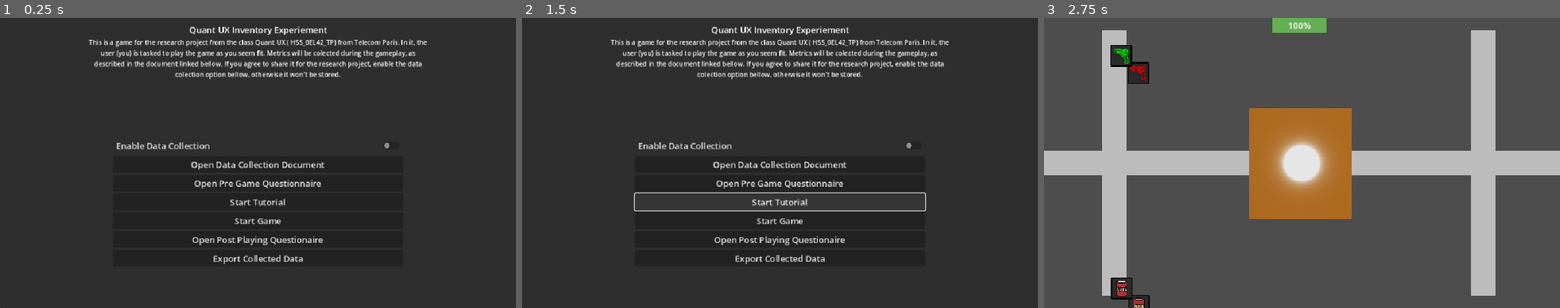
Above: before the commit, frames 1-3 (left to right).
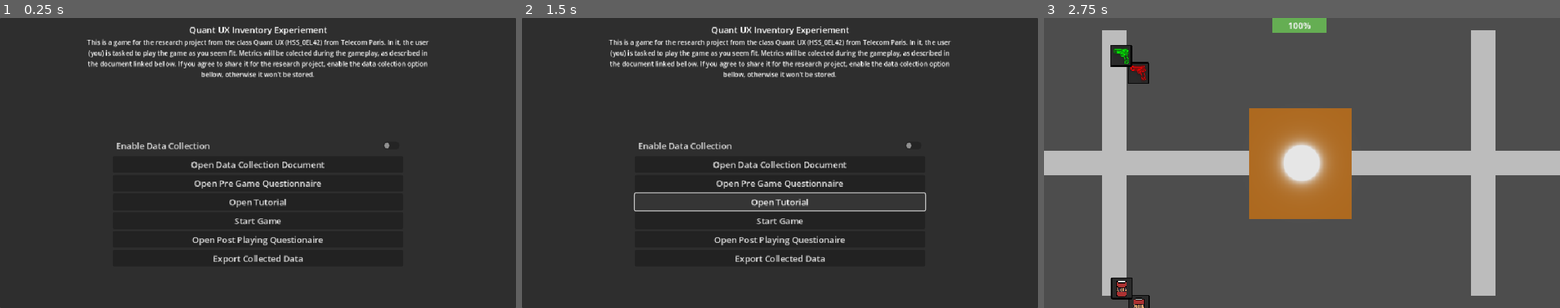
Above: after the commit, the same moments.

Repository: loco-choco/quantux-ui-experiment
Game: Godot game, scene res://scenes/main.tscn
Same seed, same stepped clock (60 frames per second), same inputs: the game is played once before the commit and once after it. The engine's default icon, where the game draws it, is replaced by a stand-in: a white triangle on a blue panel in a dark square.
Inputs (mouse positions are in pixels of both pictures, inside the frame that each line leads up to):
- Up to frame 1 (0.25 s): no input
- Up to frame 2 (1.5 s): click (780, 200) at 0.5 s, where only the run before the commit has a clickable "Start Tutorial"; click (780, 200) at 1.25 s, where only the run after the commit has a clickable "Open Tutorial"
- Up to frame 3 (2.75 s): click "Start Game" at 2 s

The runs differ from the first frame. In frame 1, 3.1% of the frame differs, in the area x 16-84%, y 7-66%; in frame 2, 3.1%; in frame 3, nothing differs.

Commit message:
added written game tutorial

Diff:
--- a/scenes/main.tscn
+++ b/scenes/main.tscn
@@ -52,7 +52,7 @@
 [node name="Description" type="Label" parent="MainMenuCanvas/MainMenu/MarginContainer/VBoxContainer/MarginContainer2/VBoxContainer"]
 custom_minimum_size = Vector2(100, 0)
 layout_mode = 2
-text = "This is a game for the research project from the class Quant UX ( HSS_0EL42_TP) from Telecom Paris. In it, the user (y …(260 unchanged characters)…
+text = "This is a game for the research project from the class Quant UX (HSS_0EL42) from Telecom Paris. In it, the user (y …(260 unchanged characters)…
 label_settings = SubResource("LabelSettings_tefeu")
 horizontal_alignment = 1
 autowrap_mode = 2
@@ -82,9 +82,9 @@
 layout_mode = 2
 text = "Open Pre Game Questionnaire"
 
-[node name="StartTutorial" type="Button" parent="MainMenuCanvas/MainMenu/MarginContainer/VBoxContainer/MarginContainer/VBoxContainer"]
-layout_mode = 2
-text = "Start Tutorial"
+[node name="OpenTutorial" type="Button" parent="MainMenuCanvas/MainMenu/MarginContainer/VBoxContainer/MarginContainer/VBoxContainer"]
+layout_mode = 2
+text = "Open Tutorial"
 
 [node name="StartGame" type="Button" parent="MainMenuCanvas/MainMenu/MarginContainer/VBoxContainer/MarginContainer/VBoxContainer"]
 layout_mode = 2
@@ -159,6 +159,64 @@
 layout_mode = 2
 text = "Return to Menu"
 
+[node name="Tutorial" type="PanelContainer" parent="MainMenuCanvas"]
+unique_name_in_owner = true
+visible = false
+anchors_preset = 15
+anchor_right = 1.0
+anchor_bottom = 1.0
+grow_horizontal = 2
+grow_vertical = 2
+
+[node name="MarginContainer" type="MarginContainer" parent="MainMenuCanvas/Tutorial"]
+layout_mode = 2
+theme_override_constants/margin_left = 10
+theme_override_constants/margin_top = 10
+theme_override_constants/margin_right = 10
+theme_override_constants/margin_bottom = 10
+
+[node name="CenterContainer" type="CenterContainer" parent="MainMenuCanvas/Tutorial/MarginContainer"]
+layout_mode = 2
+
+[node name="VBoxContainer" type="VBoxContainer" parent="MainMenuCanvas/Tutorial/MarginContainer/CenterContainer"]
+layout_mode = 2
+
+[node name="MarginContainer" type="MarginContainer" parent="MainMenuCanvas/Tutorial/MarginContainer/CenterContainer/VBoxContainer"]
+layout_mode = 2
+theme_override_constants/margin_left = 200
+theme_override_constants/margin_right = 200
+
+[node name="VBoxContainer" type="VBoxContainer" parent="MainMenuCanvas/Tutorial/MarginContainer/CenterContainer/VBoxContainer/MarginContainer"]
+layout_mode = 2
+
+[node name="GameOver" type="Label" parent="MainMenuCanvas/Tutorial/MarginContainer/CenterContainer/VBoxContainer/MarginContainer/VBoxContainer"]
+layout_mode = 2
+text = "You died!
+Game Over!"
+horizontal_alignment = 1
+
+[node name="GameWon" type="VBoxContainer" parent="MainMenuCanvas/Tutorial/MarginContainer/CenterContainer/VBoxContainer/MarginContainer/VBoxContainer"]
+layout_mode = 2
+
+[node name="TextAbove" type="Label" parent="MainMenuCanvas/Tutorial/MarginContainer/CenterContainer/VBoxContainer/MarginContainer/VBoxContainer/GameWon"]
+layout_mode = 2
+text = "You won with"
+horizontal_alignment = 1
+
+[node name="Score" type="Label" parent="MainMenuCanvas/Tutorial/MarginContainer/CenterContainer/VBoxContainer/MarginContainer/VBoxContainer/GameWon"]
+layout_mode = 2
+text = "100"
+horizontal_alignment = 1
+
+[node name="TextBellow" type="Label" parent="MainMenuCanvas/Tutorial/MarginContainer/CenterContainer/VBoxContainer/MarginContainer/VBoxContainer/GameWon"]
+layout_mode = 2
+text = "points!"
+horizontal_alignment = 1
+
+[node name="Return" type="Button" parent="MainMenuCanvas/Tutorial/MarginContainer/CenterContainer/VBoxContainer/MarginContainer/VBoxContainer"]
+layout_mode = 2
+text = "Return to Menu"
+
 [node name="PreGameQuestionnaire" parent="MainMenuCanvas" instance=ExtResource("3_sugp2")]
 unique_name_in_owner = true
 visible = false
@@ -168,3 +226,4 @@
 [connection signal="pressed" from="MainMenuCanvas/MainMenu/MarginContainer/VBoxContainer/MarginContainer/VBoxContainer/StartGame" to="." method="_on_start_game_pressed"]
 [connection signal="pressed" from="MainMenuCanvas/MainMenu/MarginContainer/VBoxContainer/MarginContainer/VBoxContainer/ExportData" to="." method="_on_export_data_pressed"]
 [connection signal="pressed" from="MainMenuCanvas/RoundSumary/MarginContainer/CenterContainer/VBoxContainer/MarginContainer/VBoxContainer/Return" to="." method="_on_return_pressed"]
+[connection signal="pressed" from="MainMenuCanvas/Tutorial/MarginContainer/CenterContainer/VBoxContainer/MarginContainer/VBoxContainer/Return" to="." method="_on_return_pressed"]
